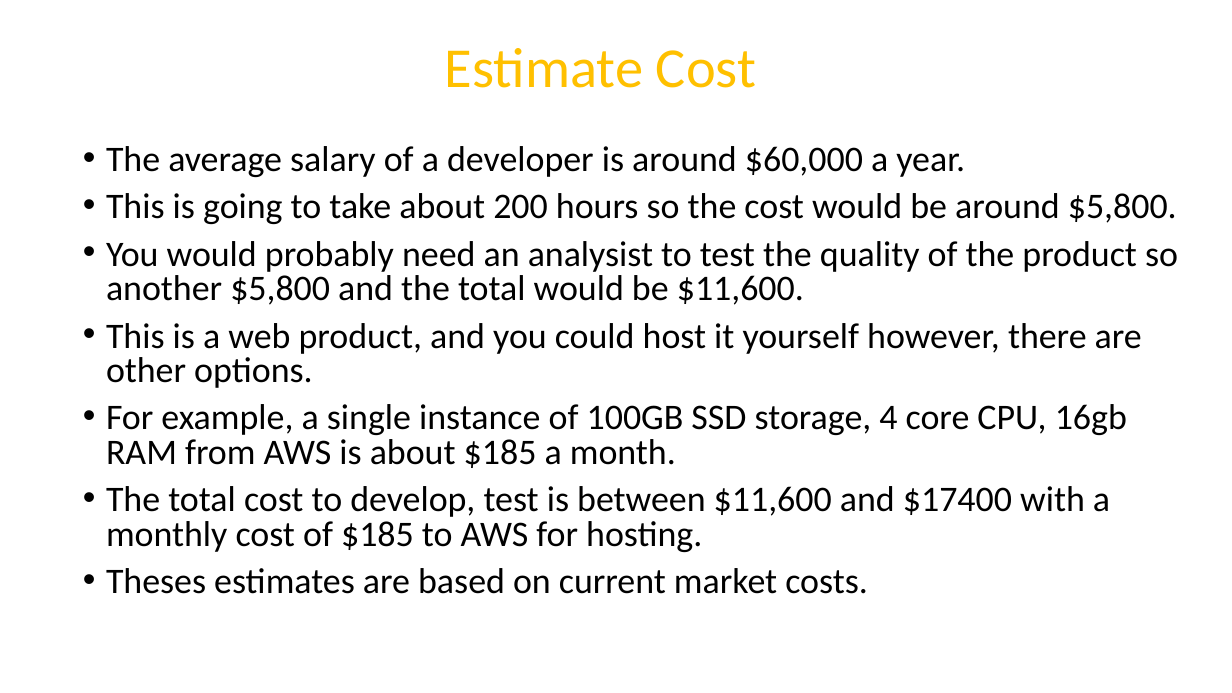
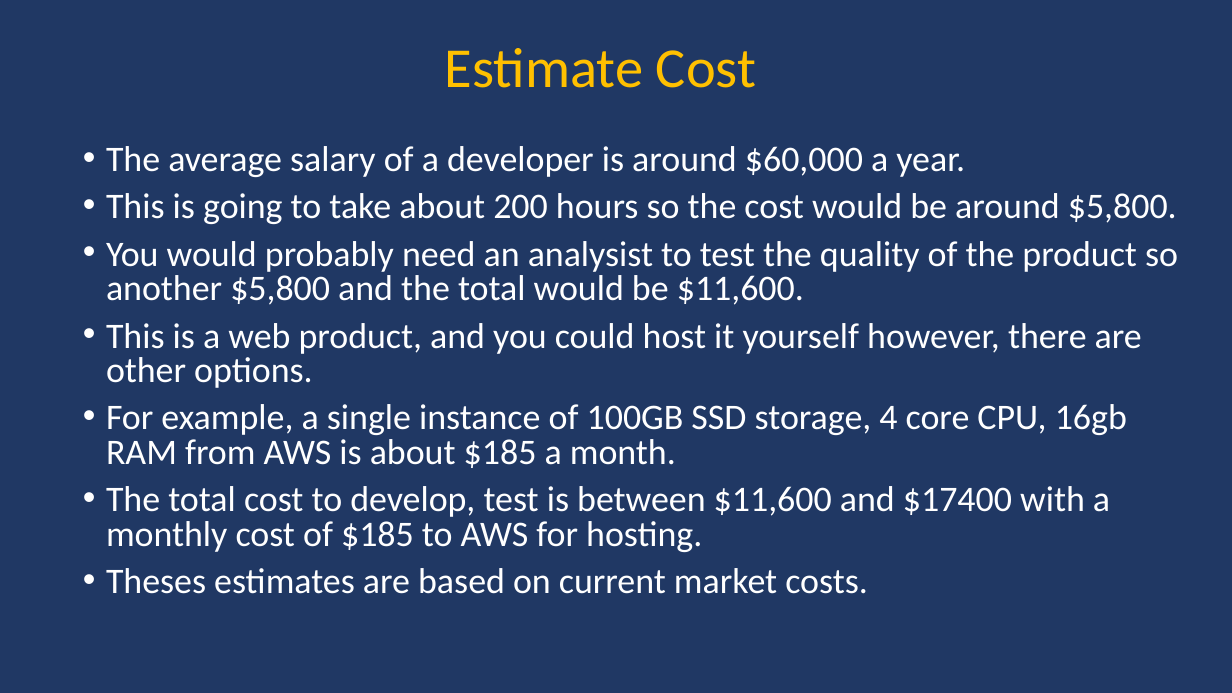
Before and after one commit to bradleytaylor3/ICS370, a slide deck: slide 14 of Graduation Requirement.pptx. Drawn at 1232x693 pixels with LibreOffice and Linux fonts; fonts in the diff are those of the drawing; background and template pictures are left out. Boxes give left, top, right and bottom in pixels: in the first picture for what was removed or moved away, otherwise in the second. Text is boxed around its words. In the diff, an @@ line names an element or a change of style, - is before the commit and + after.

```diff
--- a/Graduation Requirement.pptx
+++ b/Graduation Requirement.pptx
@@ background picture (left out) to #203864 @@
@@ text "The average salary of a ..." at (x1=106, y1=146, x2=1178, y2=594): text colour #000000 to #FFFFFF @@
```
Also in this commit, not shown: 9 other slides changed, 1 slide added, 1 slide removed.
